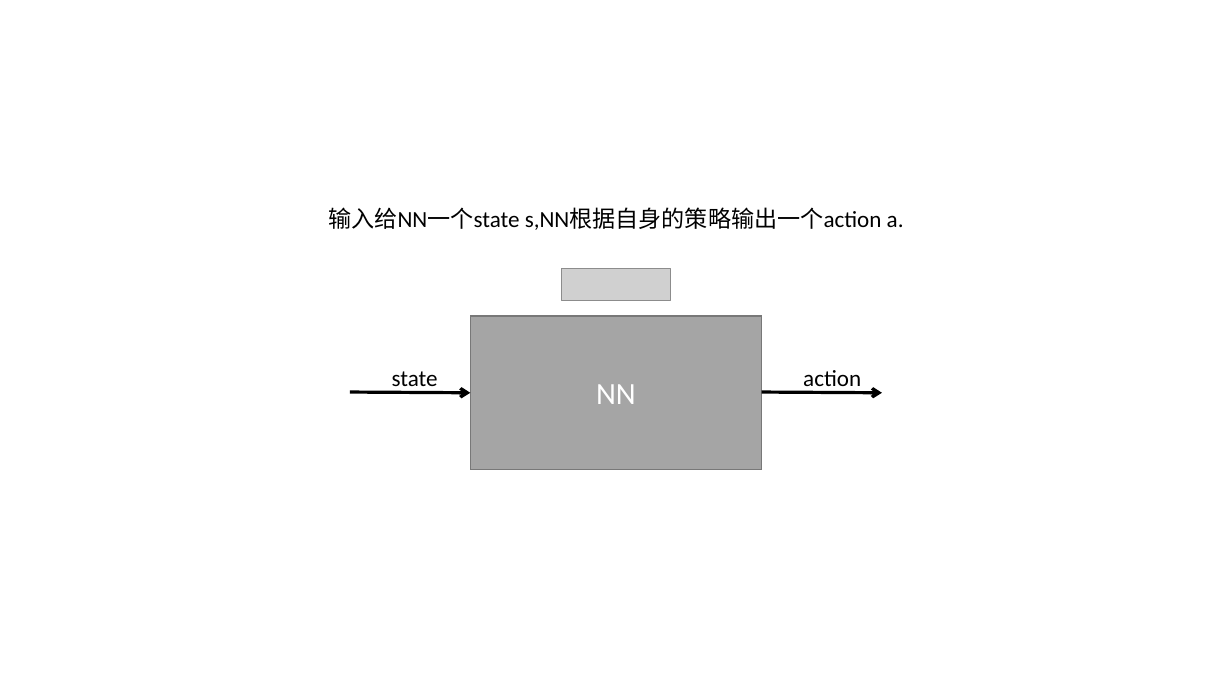
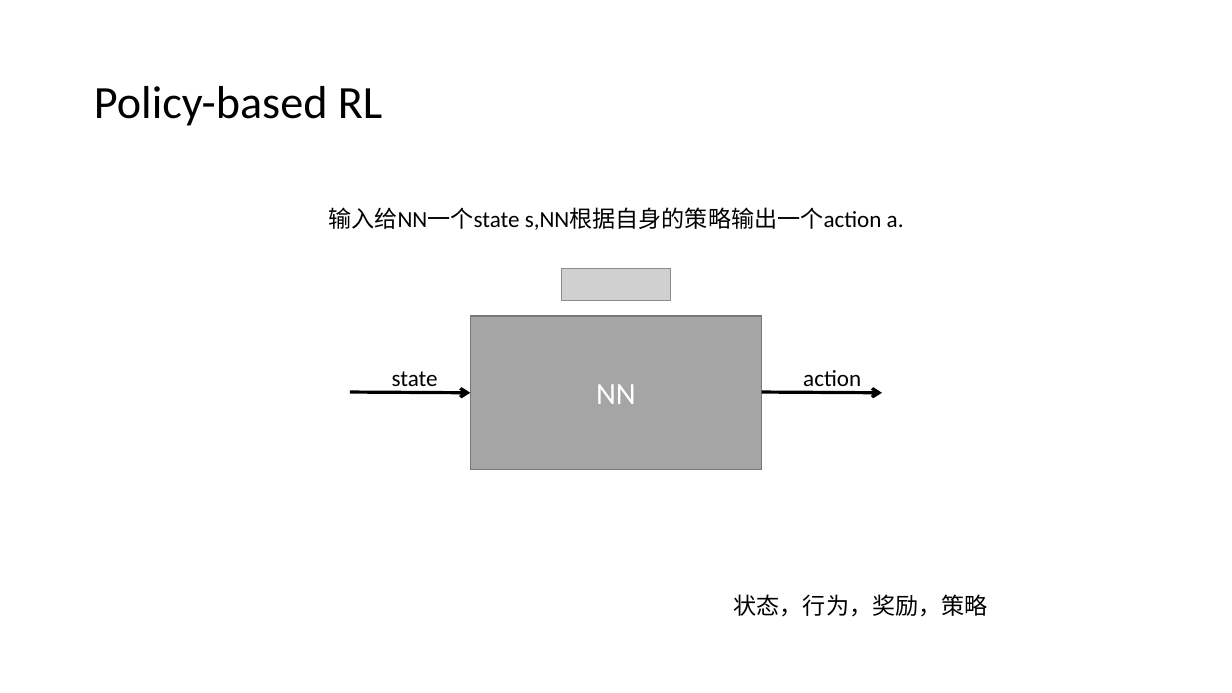
Before and after one commit to xhsun1997/rumor_project, a slide deck: slide 24 of 新建 PPT 演示文稿.ppt (slide 23 before the commit). Drawn at 1232x693 pixels with LibreOffice and Linux fonts; fonts in the diff are those of the drawing; grey boxes stand for pictures. Boxes give left, top, right and bottom in pixels: in the first picture for what was removed or moved away, otherwise in the second. Text is boxed around its words. In the diff, an @@ line names an element or a change of style, - is before the commit and + after.

```diff
--- a/新建 PPT 演示文稿.ppt
+++ b/新建 PPT 演示文稿.ppt
@@ title added at [94, 86, 382, 126], 36 pt, text #000000 @@
+Policy-based RL
@@ text added at [734, 594, 988, 617], 18 pt, text #000000 @@
+状态，行为，奖励，策略
```
Also in this commit, not shown: 21 other slides changed, 14 slides added, 4 slides removed.
